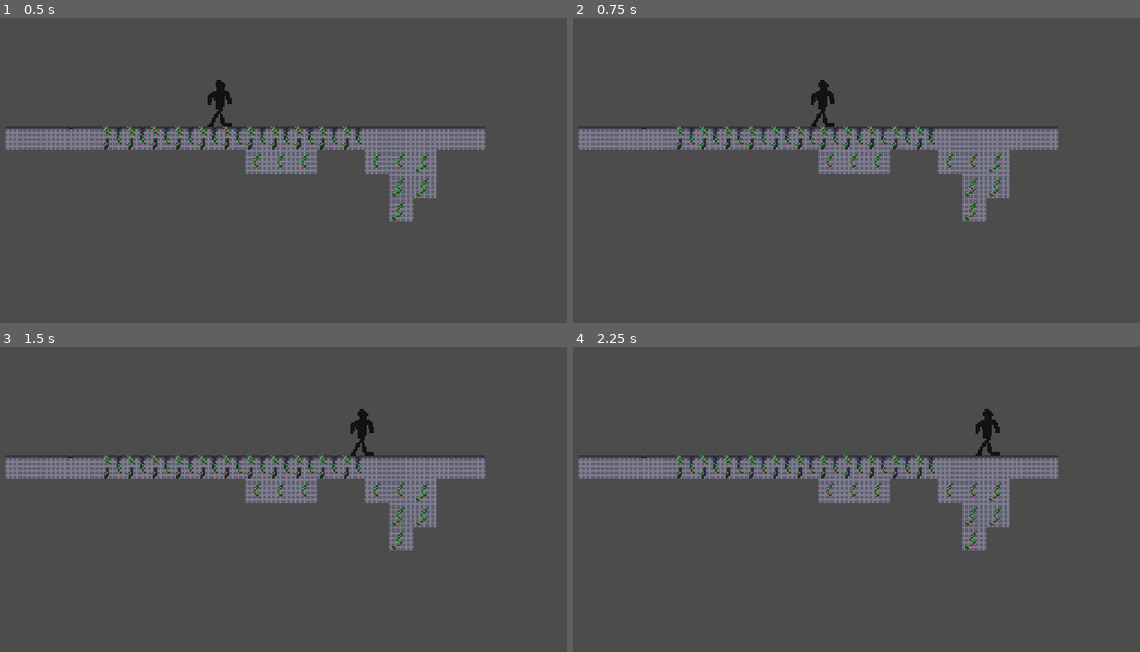
Above: before the commit, frames 1-4 (two rows, left to right).
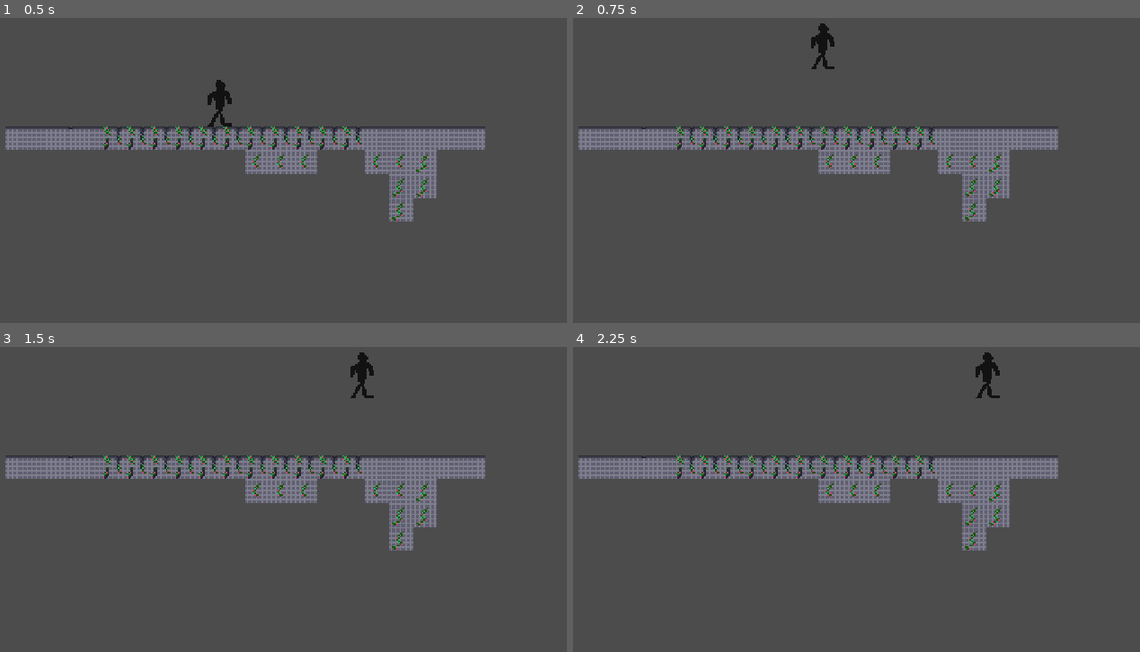
Above: after the commit, the same moments.

Repository: JohannesLadurner/NogardPrincess
Game: Godot game, scene res://assets/levels/Level01.tscn
The game is run twice, just before and just after one commit, with the same random seed, the same clock (stepped at 60 frames per second) and the same inputs.
Inputs:
- Up to frame 1 (0.5 s): no input
- Up to frame 2 (0.75 s): tap Enter at 0.5 s; hold Right (move_right) from 0.53 s (still down); tap Up (jump, bound only after the commit) at 0.6 s
- Up to frame 3 (1.5 s): keep holding Right (move_right); tap Up (jump, bound only after the commit) at 0.77, 1.07, 1.35 s
- Up to frame 4 (2.25 s): tap Up (jump, bound only after the commit) at 1.52, 1.82, 2.1 s; release Right (move_right) at 2.03 s; hold Left (move_left) from 2.03 s (still down)

Frame 1 is identical in both runs. In frame 2, 0.6% of the frame differs, in the area x 41-47%, y 1-36%; in frame 3, 0.6%; in frame 4, 0.6%, in the area x 70-76%, y 1-36%.

Commit message:
added player jumping

Diff:
--- a/NogardPrincess/assets/player/Player.gd
+++ b/NogardPrincess/assets/player/Player.gd
@@ -1,8 +1,8 @@
 extends KinematicBody2D
 
 export var move_speed := 100
-export var gravity := 2000
-
+export var jump_speed := 400
+export var gravity := 1500
 var velocity := Vector2.ZERO
 
 func _physics_process(delta: float) -> void:
@@ -14,6 +14,10 @@
 		velocity.x += move_speed
 	if Input.is_action_pressed("move_left"):
 		velocity.x -= move_speed
+	 # jump will happen on the next frame
+	if Input.is_action_just_pressed("jump"):
+		if is_on_floor():
+			velocity.y = -jump_speed # negative Y is up in Godot
 
 	# apply gravity
 	# player always has downward velocity
--- a/NogardPrincess/project.godot
+++ b/NogardPrincess/project.godot
@@ -35,6 +35,11 @@
 "events": [ Object(InputEventKey,"resource_local_to_scene":false,"resource_name":"","device":0,"alt":false,"shift":false,"control":false,"meta":false,"command":false,"pressed":false,"scancode":16777231,"unicode":0,"echo":false,"script":null)
  ]
 }
+jump={
+"deadzone": 0.5,
+"events": [ Object(InputEventKey,"resource_local_to_scene":false,"resource_name":"","device":0,"alt":false,"shift":false,"control":false,"meta":false,"command":false,"pressed":false,"scancode":16777232,"unicode":0,"echo":false,"script":null)
+ ]
+}
 
 [physics]
 
